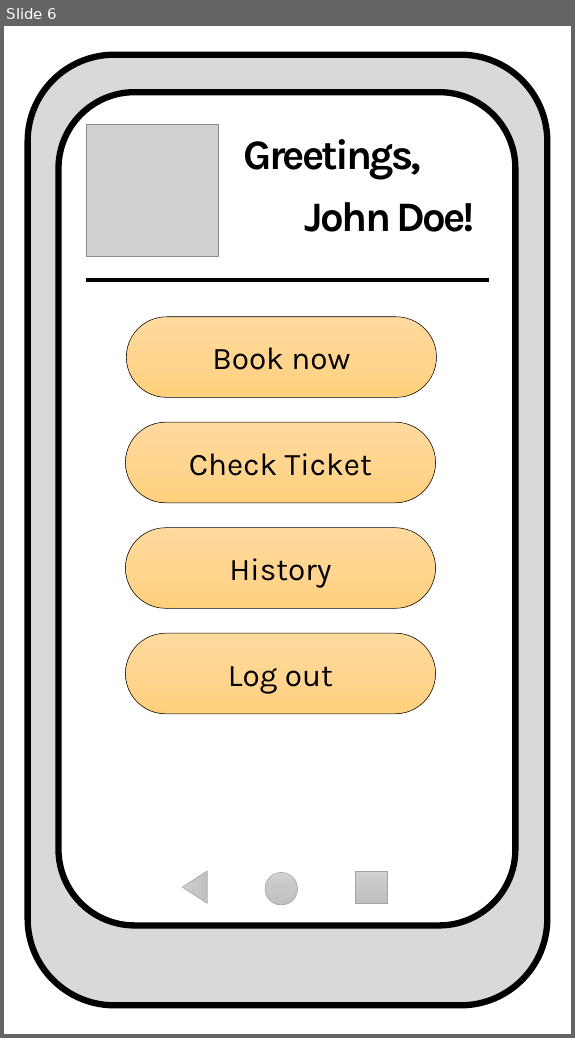
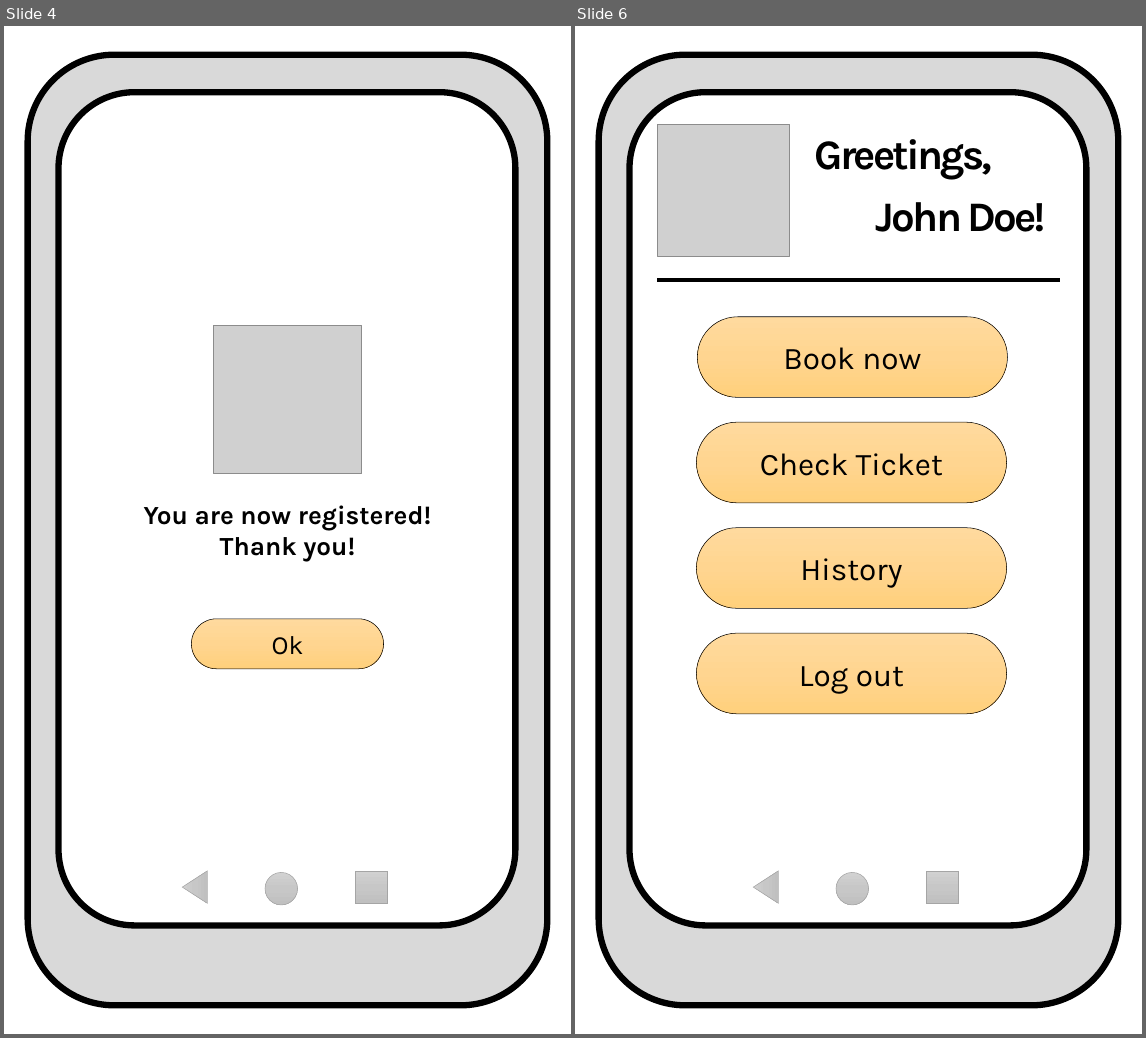
Before and after one commit to pmmanalang/userdes-SF181-A1-Manalang-Timo, a slide deck: Digital Mockup/Static-PrototypeVer.1.pptx. Shown side by side, each under a label of ours: slide 6 before the commit, slides 4 and 6 after it; the slides between them are not shown. The pictures are 575x1038 and 1146x1038 pixels, drawn with LibreOffice and Linux fonts; fonts in the diff are those of the drawing; grey boxes stand for pictures. Boxes give left, top, right and bottom in pixels: in the first picture for what was removed or moved away, otherwise in the second. Text is boxed around its words. In the diff, an @@ line names an element or a change of style, - is before the commit and + after.

```diff
--- a/Digital Mockup/Static-PrototypeVer.1.pptx
+++ b/Digital Mockup/Static-PrototypeVer.1.pptx
@@ slide 4 added at (4, 26, 571, 1034), background #FFFFFF @@
@@ freeform shape added at (27, 55, 547, 1005), fill #D9D9D9, outline #000000 6 pt @@
@@ picture added at (213, 325, 362, 474) @@
@@ text added at (144, 505, 431, 562), 24.9 pt, text #000000, bold @@
+You are now registered!
+Thank you!
@@ rounded rectangle added at (191, 619, 384, 669), fill gradient #FFDB9E to #FFD590 to #FFD07C, outline #000000 0.5 pt, 25 pt, text #000000 @@
+Ok
@@ triangle added at (182, 870, 207, 903), fill gradient #D2D2D2 to #C8C8C8 to #C0C0C0, outline #A5A5A5 0.5 pt @@
@@ ellipse added at (265, 873, 297, 905), fill gradient #D2D2D2 to #C8C8C8 to #C0C0C0, outline #A5A5A5 0.5 pt @@
@@ rectangle added at (355, 871, 387, 904), fill gradient #D2D2D2 to #C8C8C8 to #C0C0C0, outline #A5A5A5 0.5 pt @@
```
Also in this commit, not shown: 4 slides changed, 3 other slides added, 2 slides removed.
